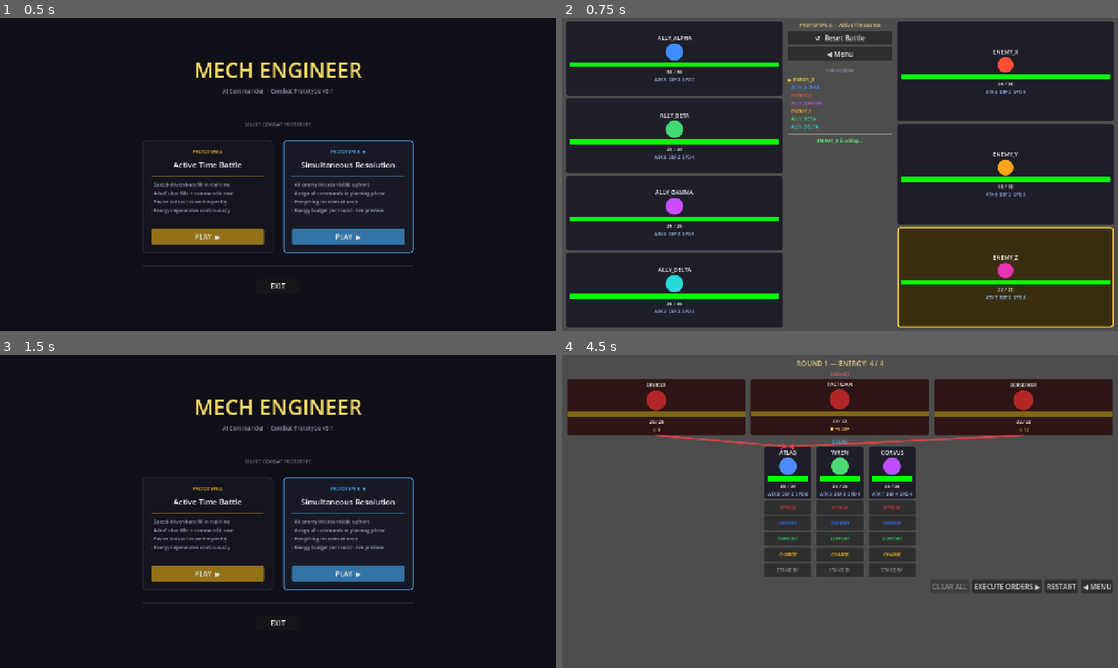
Above: before the commit, frames 1-4 (two rows, left to right).
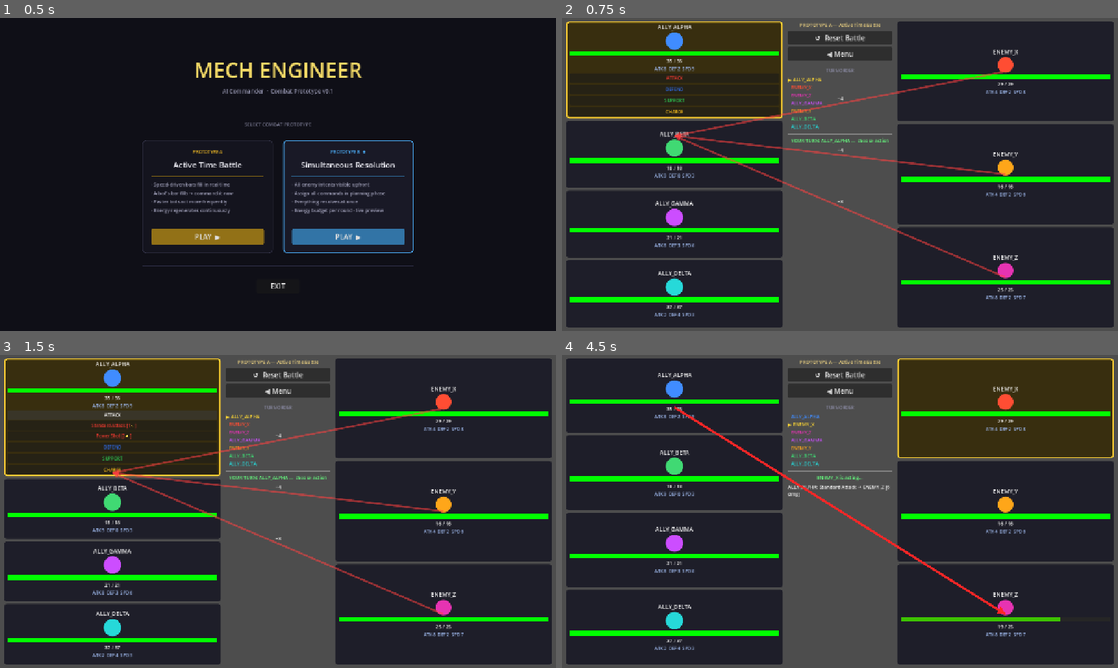
Above: after the commit, the same moments.

Repository: BrickwaII/MechEngineer
Game: Godot game, scene res://menu/main_menu.tscn
The game is run twice, just before and just after one commit, with the same random seed, the same clock (stepped at 60 frames per second) and the same inputs.
Inputs (mouse positions are in pixels of both pictures, inside the frame that each line leads up to):
- Up to frame 1 (0.5 s): no input
- Up to frame 2 (0.75 s): click "PLAY ▶" at 0.5 s
- Up to frame 3 (1.5 s): click "◀ Menu" (after the commit: "ATTACK") at 1.25 s
- Up to frame 4 (4.5 s): click (767, 574) at 2 s, where only the run before the commit has a clickable "PLAY ▶"; click "◀ Menu" (after the commit: "Standard Attack [1⚡]") at 2.75 s; click (912, 574) at 3.5 s, where only the run before the commit has a clickable "PLAY ▶"; click (673, 433) at 4.25 s, where only the run after the commit has a clickable "CONFIRM"

Frame 1 is identical in both runs. In frame 2, 27% of the frame differs, in the area x 0-100%, y 1-99%; in frame 3, 43%; in frame 4, 79%.

Commit message:
Add allow_hidpi, fix physical-pixel window sizing, randomize bot stats
allow_hidpi=true makes all DisplayServer APIs use physical pixels
consistently. _fit_window_to_screen now floors the window at
1280*dpi x 720*dpi physical pixels so the canvas_items scale factor
is always >= 1.0 (content never shrinks, always grows with the window).

Both prototypes now roll random HP/ATK/DEF/SPD for every battle start
and reset, keeping skill loadouts fixed. Ranges chosen to preserve
rough balance while giving noticeably different matchups each run.

https://claude.ai/code/session_01Hq1UEyB5oYtHBnZEzr6a3e

Diff:
--- a/menu/main_menu.gd
+++ b/menu/main_menu.gd
@@ -7,15 +7,13 @@
 
 func _fit_window_to_screen() -> void:
 	var usable: Rect2i = DisplayServer.screen_get_usable_rect()
-	# screen_get_usable_rect returns physical pixels; window_set_size takes logical pixels.
-	# Divide by the OS DPI scale to convert before sizing.
-	var dpi_scale: float = maxf(DisplayServer.screen_get_scale(), 1.0)
-	var logical_w: int = int(usable.size.x / dpi_scale)
-	var logical_h: int = int(usable.size.y / dpi_scale)
-	var w: int = maxi(int(logical_w * 0.80), 1280)
-	var h: int = maxi(int(logical_h * 0.80), 720)
+	# allow_hidpi=true makes all DisplayServer functions use physical pixels consistently.
+	# Minimum = 1 logical viewport in physical pixels so scale factor is always >= 1.0.
+	var dpi: float = maxf(DisplayServer.screen_get_scale(), 1.0)
+	var w: int = maxi(int(usable.size.x * 0.80), int(1280.0 * dpi))
+	var h: int = maxi(int(usable.size.y * 0.80), int(720.0 * dpi))
 	DisplayServer.window_set_size(Vector2i(w, h))
-	var offset: Vector2i = Vector2i((logical_w - w) / 2, (logical_h - h) / 2)
+	var offset: Vector2i = (usable.size - Vector2i(w, h)) / 2
 	DisplayServer.window_set_position(usable.position + offset)
 
 func _build_ui() -> void:
--- a/project.godot
+++ b/project.godot
@@ -21,6 +21,7 @@
 window/size/viewport_height=720
 window/stretch/mode="canvas_items"
 window/stretch/aspect="keep_height"
+window/dpi/allow_hidpi=true
 
 [physics]
 
--- a/prototype_b/sim_battle_ui.gd
+++ b/prototype_b/sim_battle_ui.gd
@@ -65,10 +65,10 @@
 
 	var atlas := BotData.new()
 	atlas.bot_name = "ATLAS"
-	atlas.max_hp = 30
-	atlas.attack = 8
-	atlas.defense = 2
-	atlas.speed = 6
+	atlas.max_hp  = randi_range(24, 36)
+	atlas.attack  = randi_range(6, 10)
+	atlas.defense = randi_range(1, 3)
+	atlas.speed   = randi_range(4, 8)
 	atlas.color = Color(0.3, 0.55, 1.0)
 	atlas.initialize()
 	atlas.skill_slots["attack"]  = [lib["standard_attack"], lib["power_shot"], lib["spread_shot"]]
@@ -79,10 +79,10 @@
 
 	var wren := BotData.new()
 	wren.bot_name = "WREN"
-	wren.max_hp = 25
-	wren.attack = 5
-	wren.defense = 3
-	wren.speed = 9
+	wren.max_hp  = randi_range(20, 30)
+	wren.attack  = randi_range(4, 7)
+	wren.defense = randi_range(2, 4)
+	wren.speed   = randi_range(7, 11)
 	wren.color = Color(0.3, 0.85, 0.45)
 	wren.initialize()
 	wren.skill_slots["attack"]  = [lib["standard_attack"], lib["frenzy"]]
@@ -93,10 +93,10 @@
 
 	var corvus := BotData.new()
 	corvus.bot_name = "CORVUS"
-	corvus.max_hp = 35
-	corvus.attack = 7
-	corvus.defense = 4
-	corvus.speed = 4
+	corvus.max_hp  = randi_range(28, 42)
+	corvus.attack  = randi_range(5, 9)
+	corvus.defense = randi_range(2, 5)
+	corvus.speed   = randi_range(2, 6)
 	corvus.color = Color(0.75, 0.3, 1.0)
 	corvus.initialize()
 	corvus.skill_slots["attack"]  = [lib["standard_attack"], lib["crippling_shot"]]
--- a/systems/battle_manager.gd
+++ b/systems/battle_manager.gd
@@ -33,9 +33,10 @@
 
 	var ally_1 := BotData.new()
 	ally_1.bot_name = "ALLY_ALPHA"
-	ally_1.max_hp = 30
-	ally_1.attack = 5
-	ally_1.speed = 7
+	ally_1.max_hp = randi_range(22, 38)
+	ally_1.attack  = randi_range(4, 8)
+	ally_1.defense = randi_range(0, 3)
+	ally_1.speed   = randi_range(5, 9)
 	ally_1.color = Color(0.25, 0.55, 1.0)
 	ally_1.initialize()
 	ally_1.skill_slots["attack"]  = [lib["standard_attack"], lib["power_shot"]]
@@ -45,9 +46,10 @@
 
 	var ally_2 := BotData.new()
 	ally_2.bot_name = "ALLY_BETA"
-	ally_2.max_hp = 20
-	ally_2.attack = 8
-	ally_2.speed = 4
+	ally_2.max_hp = randi_range(16, 28)
+	ally_2.attack  = randi_range(6, 10)
+	ally_2.defense = randi_range(0, 2)
+	ally_2.speed   = randi_range(3, 7)
 	ally_2.color = Color(0.25, 0.85, 0.45)
 	ally_2.initialize()
 	ally_2.skill_slots["attack"]  = [lib["standard_attack"], lib["frenzy"]]
@@ -57,9 +59,10 @@
 
 	var ally_3 := BotData.new()
 	ally_3.bot_name = "ALLY_GAMMA"
-	ally_3.max_hp = 25
-	ally_3.attack = 6
-	ally_3.speed = 5
+	ally_3.max_hp = randi_range(20, 32)
+	ally_3.attack  = randi_range(4, 8)
+	ally_3.defense = randi_range(1, 3)
+	ally_3.speed   = randi_range(3, 7)
 	ally_3.color = Color(0.8, 0.3, 1.0)
 	ally_3.initialize()
 	ally_3.skill_slots["attack"]  = [lib["standard_attack"], lib["crippling_shot"]]
@@ -69,9 +72,10 @@
 
 	var ally_4 := BotData.new()
 	ally_4.bot_name = "ALLY_DELTA"
-	ally_4.max_hp = 35
-	ally_4.attack = 3
-	ally_4.speed = 3
+	ally_4.max_hp = randi_range(28, 42)
+	ally_4.attack  = randi_range(2, 5)
+	ally_4.defense = randi_range(2, 5)
+	ally_4.speed   = randi_range(2, 5)
 	ally_4.color = Color(0.15, 0.85, 0.85)
 	ally_4.initialize()
 	ally_4.skill_slots["attack"]  = [lib["standard_attack"], lib["spread_shot"]]
@@ -81,25 +85,25 @@
 
 	var enemy_1 := BotData.new()
 	enemy_1.bot_name = "ENEMY_X"
-	enemy_1.max_hp = 25
-	enemy_1.attack = 4
-	enemy_1.speed = 6
+	enemy_1.max_hp = randi_range(18, 30)
+	enemy_1.attack = randi_range(3, 6)
+	enemy_1.speed  = randi_range(4, 8)
 	enemy_1.color = Color(1.0, 0.3, 0.2)
 	enemy_1.initialize()
 
 	var enemy_2 := BotData.new()
 	enemy_2.bot_name = "ENEMY_Y"
-	enemy_2.max_hp = 18
-	enemy_2.attack = 6
-	enemy_2.speed = 5
+	enemy_2.max_hp = randi_range(14, 24)
+	enemy_2.attack = randi_range(4, 7)
+	enemy_2.speed  = randi_range(3, 7)
 	enemy_2.color = Color(1.0, 0.65, 0.1)
 	enemy_2.initialize()
 
 	var enemy_3 := BotData.new()
 	enemy_3.bot_name = "ENEMY_Z"
-	enemy_3.max_hp = 22
-	enemy_3.attack = 7
-	enemy_3.speed = 8
+	enemy_3.max_hp = randi_range(18, 28)
+	enemy_3.attack = randi_range(5, 9)
+	enemy_3.speed  = randi_range(5, 9)
 	enemy_3.color = Color(0.9, 0.2, 0.7)
 	enemy_3.initialize()
 
